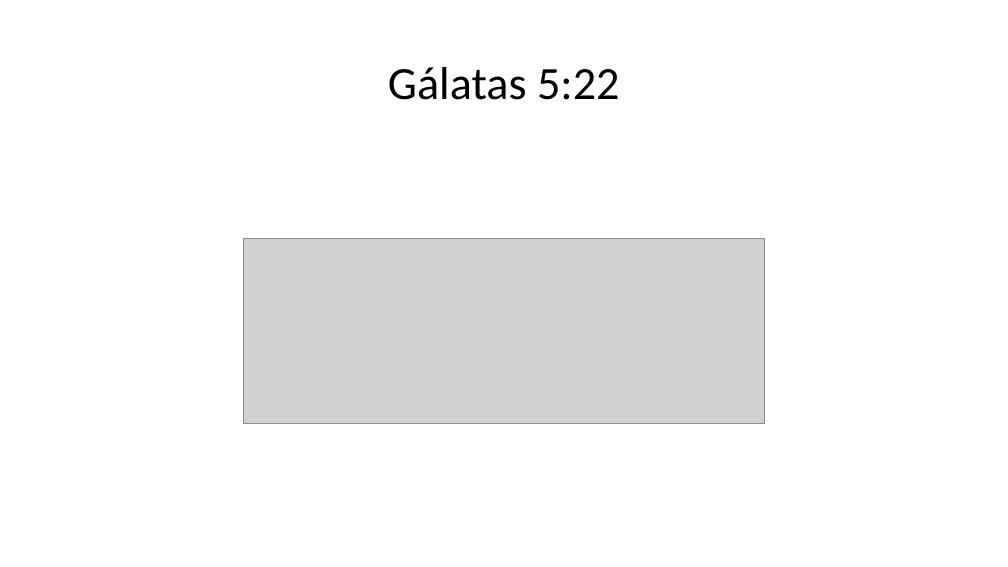
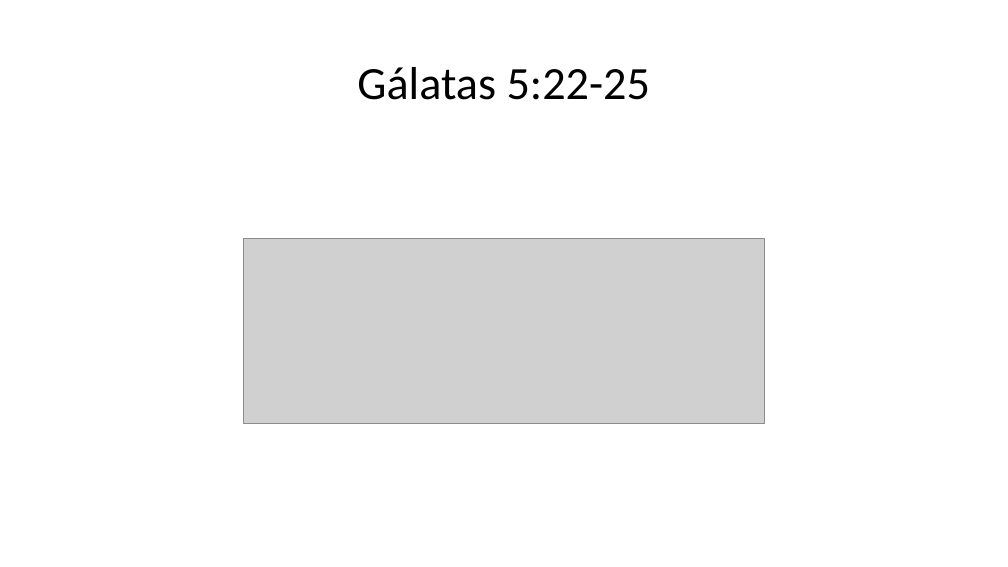
Before and after one commit to manoelnecojunior/slide-palavra, a slide deck: slide 16 of Quem nos governa.pptx (slide 15 before the commit). Drawn at 1008x567 pixels with LibreOffice and Linux fonts; fonts in the diff are those of the drawing; grey boxes stand for pictures. Boxes give left, top, right and bottom in pixels: in the first picture for what was removed or moved away, otherwise in the second. Text is boxed around its words. In the diff, an @@ line names an element or a change of style, - is before the commit and + after.

```diff
--- a/Quem nos governa.pptx
+++ b/Quem nos governa.pptx
@@ title at <box>357,67,650,100</box>: text changed @@
-Gálatas 5:22
+Gálatas 5:22-25
```
Also in this commit, not shown: 1 slide added, 23 other files.
